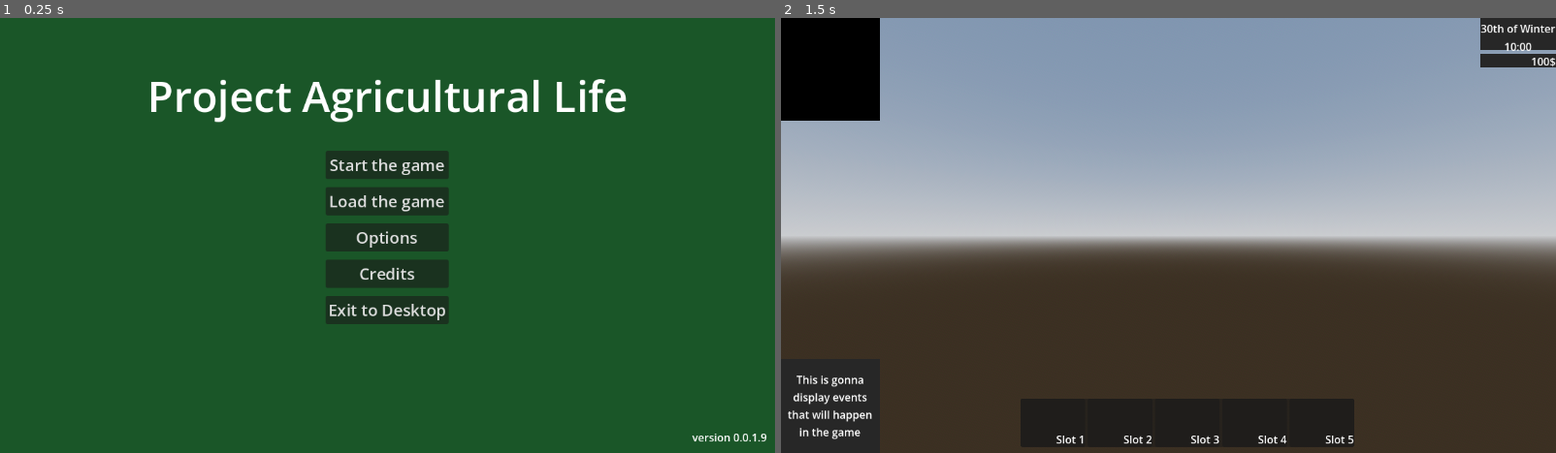
Above: before the commit, frames 1-2 (left to right).
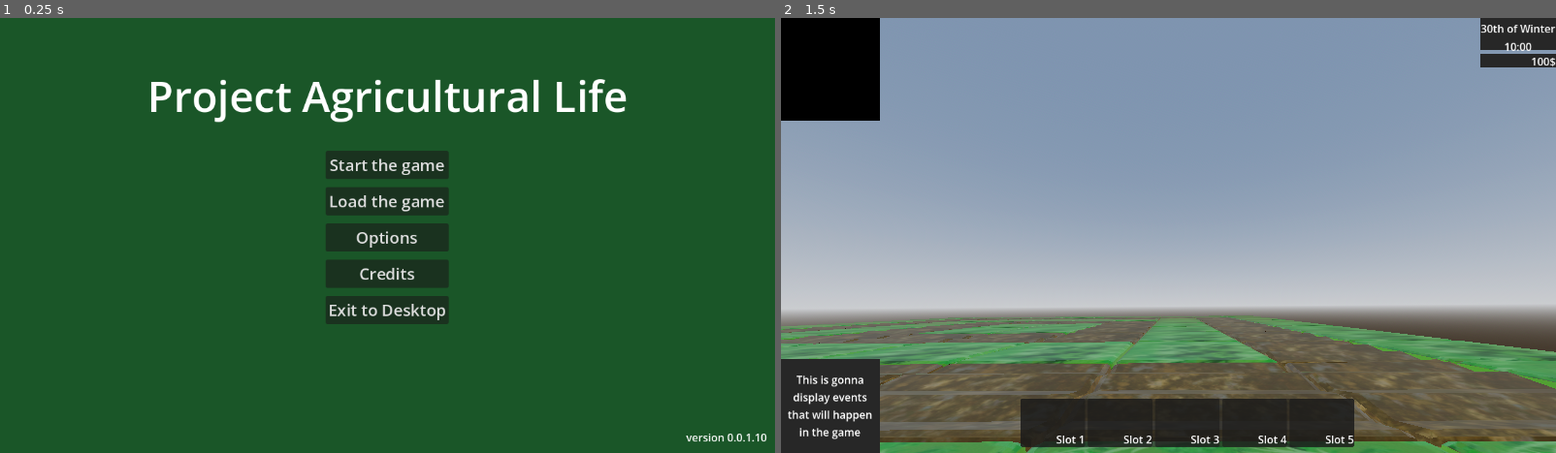
Above: after the commit, the same moments.

Repository: MatGalos/project-agriculural-life
Game: Godot game, scene res://Scenes/UIs/Menus/LaunchMenu/MainMenu.tscn
The game is run twice, just before and just after one commit, with the same random seed, the same clock (stepped at 60 frames per second) and the same inputs.
Inputs:
- Up to frame 1 (0.25 s): no input
- Up to frame 2 (1.5 s): click "Start the game" at 0.5 s; tap Enter at 1.25 s

The runs differ from the first frame. In frame 1, 0.1% of the frame differs, in the area x 88-99%, y 95-98%; in frame 2, 55%, in the area x 0-100%, y 34-100%.

Commit message:
Implemented assets for the environment
- Implemented asset for the grass block
- Implemented asset for the plowed block
- Implemented terrain atlas

Diff:
--- a/Scenes/Game/mainScene.tscn
+++ b/Scenes/Game/mainScene.tscn
@@ -1,6 +1,8 @@
 [gd_scene format=3 uid="uid://cjems7lx65wi4"]
 
 [ext_resource type="Script" uid="uid://dldgqufx1mb8" path="res://Scripts/Game/main_scene.gd" id="1_2kb25"]
+[ext_resource type="PackedScene" uid="uid://cxxr0r1e8i1bj" path="res://Assets/Models/Terrain/grass_block.glb" id="2_grjqy"]
+[ext_resource type="PackedScene" uid="uid://e0txou2qyc0l" path="res://Assets/Models/Terrain/plowed_block.glb" id="3_mudw0"]
 
 [sub_resource type="ProceduralSkyMaterial" id="ProceduralSkyMaterial_pmpwp"]
 sky_horizon_color = Color(0.66224277, 0.6717428, 0.6867428, 1)
@@ -29,4 +31,303 @@
 shape = SubResource("WorldBoundaryShape3D_pmpwp")
 
 [node name="Camera3D" type="Camera3D" parent="." unique_id=1704417420]
-transform = Transform3D(1, 0, 0, 0, 1, 0, 0, 0, 1, 0, 0.3663317, 0)
+transform = Transform3D(0.99988896, 0.009583327, 0.011419746, -0.006532274, 0.9701984, -0.24222448, -0.013400729, 0.24212296, 0.9701531, 6.8567686, 0.5692291, 4.3298087)
+
+[node name="grass_block" parent="." unique_id=1329809952 instance=ExtResource("2_grjqy")]
+transform = Transform3D(1, 0, 0, 0, 1, 0, 0, 0, 1, 0, 0, -5)
+
+[node name="grass_block2" parent="." unique_id=388345191 instance=ExtResource("2_grjqy")]
+transform = Transform3D(1, 0, 0, 0, 1, 0, 0, 0, 1, 1, 0, -5)
+
+[node name="grass_block3" parent="." unique_id=1264598347 instance=ExtResource("2_grjqy")]
+transform = Transform3D(1, 0, 0, 0, 1, 0, 0, 0, 1, 2, 0, -5)
+
+[node name="grass_block4" parent="." unique_id=512230692 instance=ExtResource("2_grjqy")]
+transform = Transform3D(1, 0, 0, 0, 1, 0, 0, 0, 1, 3, 0, -5)
+
+[node name="grass_block5" parent="." unique_id=737991139 instance=ExtResource("2_grjqy")]
+transform = Transform3D(1, 0, 0, 0, 1, 0, 0, 0, 1, 4, 0, -5)
+
+[node name="grass_block6" parent="." unique_id=1454574765 instance=ExtResource("2_grjqy")]
+transform = Transform3D(1, 0, 0, 0, 1, 0, 0, 0, 1, 5, 0, -5)
+
+[node name="grass_block7" parent="." unique_id=1815157794 instance=ExtResource("2_grjqy")]
+transform = Transform3D(1, 0, 0, 0, 1, 0, 0, 0, 1, 6, 0, -5)
+
+[node name="grass_block8" parent="." unique_id=19807675 instance=ExtResource("2_grjqy")]
+transform = Transform3D(1, 0, 0, 0, 1, 0, 0, 0, 1, 7, 0, -5)
+
+[node name="grass_block9" parent="." unique_id=226082692 instance=ExtResource("2_grjqy")]
+transform = Transform3D(1, 0, 0, 0, 1, 0, 0, 0, 1, 8, 0, -5)
+
+[node name="grass_block10" parent="." unique_id=1424984336 instance=ExtResource("2_grjqy")]
+transform = Transform3D(1, 0, 0, 0, 1, 0, 0, 0, 1, 9, 0, -5)
+
+[node name="grass_block11" parent="." unique_id=481754439 instance=ExtResource("2_grjqy")]
+transform = Transform3D(1, 0, 0, 0, 1, 0, 0, 0, 1, 0, 0, -4)
+
+[node name="grass_block12" parent="." unique_id=1371590358 instance=ExtResource("2_grjqy")]
+transform = Transform3D(1, 0, 0, 0, 1, 0, 0, 0, 1, 0, 0, -3)
+
+[node name="grass_block13" parent="." unique_id=1019181448 instance=ExtResource("2_grjqy")]
+transform = Transform3D(1, 0, 0, 0, 1, 0, 0, 0, 1, 0, 0, -2)
+
+[node name="grass_block14" parent="." unique_id=1823210267 instance=ExtResource("2_grjqy")]
+transform = Transform3D(1, 0, 0, 0, 1, 0, 0, 0, 1, 0, 0, -1)
+
+[node name="grass_block15" parent="." unique_id=1036587453 instance=ExtResource("2_grjqy")]
+
+[node name="grass_block16" parent="." unique_id=1730071097 instance=ExtResource("2_grjqy")]
+transform = Transform3D(1, 0, 0, 0, 1, 0, 0, 0, 1, 0, 0, 1)
+
+[node name="grass_block17" parent="." unique_id=1838719522 instance=ExtResource("2_grjqy")]
+transform = Transform3D(1, 0, 0, 0, 1, 0, 0, 0, 1, 0, 0, 2)
+
+[node name="grass_block18" parent="." unique_id=1907431989 instance=ExtResource("2_grjqy")]
+transform = Transform3D(1, 0, 0, 0, 1, 0, 0, 0, 1, 0, 0, 3)
+
+[node name="grass_block19" parent="." unique_id=942886165 instance=ExtResource("2_grjqy")]
+transform = Transform3D(1, 0, 0, 0, 1, 0, 0, 0, 1, 0, 0, 4)
+
+[node name="grass_block20" parent="." unique_id=1960932129 instance=ExtResource("2_grjqy")]
+transform = Transform3D(1, 0, 0, 0, 1, 0, 0, 0, 1, 1, 0, 4)
+
+[node name="grass_block21" parent="." unique_id=29325457 instance=ExtResource("2_grjqy")]
+transform = Transform3D(1, 0, 0, 0, 1, 0, 0, 0, 1, 2, 0, 4)
+
+[node name="grass_block22" parent="." unique_id=461445598 instance=ExtResource("2_grjqy")]
+transform = Transform3D(1, 0, 0, 0, 1, 0, 0, 0, 1, 3, 0, 4)
+
+[node name="grass_block23" parent="." unique_id=1617554837 instance=ExtResource("2_grjqy")]
+transform = Transform3D(1, 0, 0, 0, 1, 0, 0, 0, 1, 4, 0, 4)
+
+[node name="grass_block24" parent="." unique_id=1452117189 instance=ExtResource("2_grjqy")]
+transform = Transform3D(1, 0, 0, 0, 1, 0, 0, 0, 1, 5, 0, 4)
+
+[node name="grass_block25" parent="." unique_id=476298019 instance=ExtResource("2_grjqy")]
+transform = Transform3D(1, 0, 0, 0, 1, 0, 0, 0, 1, 6, 0, 4)
+
+[node name="grass_block26" parent="." unique_id=2029646227 instance=ExtResource("2_grjqy")]
+transform = Transform3D(1, 0, 0, 0, 1, 0, 0, 0, 1, 7, 0, 4)
+
+[node name="grass_block27" parent="." unique_id=1215638664 instance=ExtResource("2_grjqy")]
+transform = Transform3D(1, 0, 0, 0, 1, 0, 0, 0, 1, 8, 0, 4)
+
+[node name="grass_block28" parent="." unique_id=1670714976 instance=ExtResource("2_grjqy")]
+transform = Transform3D(1, 0, 0, 0, 1, 0, 0, 0, 1, 9, 0, 4)
+
+[node name="grass_block29" parent="." unique_id=1377215656 instance=ExtResource("2_grjqy")]
+transform = Transform3D(1, 0, 0, 0, 1, 0, 0, 0, 1, 9, 0, -4)
+
+[node name="grass_block30" parent="." unique_id=1968203679 instance=ExtResource("2_grjqy")]
+transform = Transform3D(1, 0, 0, 0, 1, 0, 0, 0, 1, 9, 0, -3)
+
+[node name="grass_block31" parent="." unique_id=308663612 instance=ExtResource("2_grjqy")]
+transform = Transform3D(1, 0, 0, 0, 1, 0, 0, 0, 1, 9, 0, -2)
+
+[node name="grass_block32" parent="." unique_id=175023025 instance=ExtResource("2_grjqy")]
+transform = Transform3D(1, 0, 0, 0, 1, 0, 0, 0, 1, 9, 0, -1)
+
+[node name="grass_block33" parent="." unique_id=967196577 instance=ExtResource("2_grjqy")]
+transform = Transform3D(1, 0, 0, 0, 1, 0, 0, 0, 1, 9, 0, 0)
+
+[node name="grass_block34" parent="." unique_id=154467821 instance=ExtResource("2_grjqy")]
+transform = Transform3D(1, 0, 0, 0, 1, 0, 0, 0, 1, 9, 0, 1)
+
+[node name="grass_block35" parent="." unique_id=1463812601 instance=ExtResource("2_grjqy")]
+transform = Transform3D(1, 0, 0, 0, 1, 0, 0, 0, 1, 9, 0, 2)
+
+[node name="grass_block36" parent="." unique_id=262515394 instance=ExtResource("2_grjqy")]
+transform = Transform3D(1, 0, 0, 0, 1, 0, 0, 0, 1, 9, 0, 3)
+
+[node name="plowed_block" parent="." unique_id=2120080327 instance=ExtResource("3_mudw0")]
+transform = Transform3D(1, 0, 0, 0, 1, 0, 0, 0, 1, 8, 0, 3)
+
+[node name="plowed_block2" parent="." unique_id=841114832 instance=ExtResource("3_mudw0")]
+transform = Transform3D(1, 0, 0, 0, 1, 0, 0, 0, 1, 8, 0, 2)
+
+[node name="plowed_block3" parent="." unique_id=1028839717 instance=ExtResource("3_mudw0")]
+transform = Transform3D(1, 0, 0, 0, 1, 0, 0, 0, 1, 8, 0, 1)
+
+[node name="plowed_block4" parent="." unique_id=1022783467 instance=ExtResource("3_mudw0")]
+transform = Transform3D(1, 0, 0, 0, 1, 0, 0, 0, 1, 8, 0, 0)
+
+[node name="plowed_block5" parent="." unique_id=684310104 instance=ExtResource("3_mudw0")]
+transform = Transform3D(1, 0, 0, 0, 1, 0, 0, 0, 1, 8, 0, -1)
+
+[node name="plowed_block6" parent="." unique_id=120965285 instance=ExtResource("3_mudw0")]
+transform = Transform3D(1, 0, 0, 0, 1, 0, 0, 0, 1, 8, 0, -2)
+
+[node name="plowed_block7" parent="." unique_id=1559674406 instance=ExtResource("3_mudw0")]
+transform = Transform3D(1, 0, 0, 0, 1, 0, 0, 0, 1, 8, 0, -3)
+
+[node name="plowed_block8" parent="." unique_id=360394864 instance=ExtResource("3_mudw0")]
+transform = Transform3D(1, 0, 0, 0, 1, 0, 0, 0, 1, 8, 0, -4)
+
+[node name="plowed_block9" parent="." unique_id=1538839314 instance=ExtResource("3_mudw0")]
+transform = Transform3D(1, 0, 0, 0, 1, 0, 0, 0, 1, 7, 0, -4)
+
+[node name="plowed_block10" parent="." unique_id=1075201481 instance=ExtResource("3_mudw0")]
+transform = Transform3D(1, 0, 0, 0, 1, 0, 0, 0, 1, 6, 0, -4)
+
+[node name="plowed_block11" parent="." unique_id=2041864084 instance=ExtResource("3_mudw0")]
+transform = Transform3D(1, 0, 0, 0, 1, 0, 0, 0, 1, 5, 0, -4)
+
+[node name="plowed_block12" parent="." unique_id=449697438 instance=ExtResource("3_mudw0")]
+transform = Transform3D(1, 0, 0, 0, 1, 0, 0, 0, 1, 4, 0, -4)
+
+[node name="plowed_block13" parent="." unique_id=948101247 instance=ExtResource("3_mudw0")]
+transform = Transform3D(1, 0, 0, 0, 1, 0, 0, 0, 1, 3, 0, -4)
+
+[node name="plowed_block14" parent="." unique_id=586176611 instance=ExtResource("3_mudw0")]
+transform = Transform3D(1, 0, 0, 0, 1, 0, 0, 0, 1, 2, 0, -4)
+
+[node name="plowed_block15" parent="." unique_id=719694060 instance=ExtResource("3_mudw0")]
+transform = Transform3D(1, 0, 0, 0, 1, 0, 0, 0, 1, 1, 0, -4)
+
+[node name="plowed_block16" parent="." unique_id=662584947 instance=ExtResource("3_mudw0")]
+transform = Transform3D(1, 0, 0, 0, 1, 0, 0, 0, 1, 1, 0, -3)
+
+[node name="plowed_block17" parent="." unique_id=1727913308 instance=ExtResource("3_mudw0")]
+transform = Transform3D(1, 0, 0, 0, 1, 0, 0, 0, 1, 1, 0, -2)
+
+[node name="plowed_block18" parent="." unique_id=1453717557 instance=ExtResource("3_mudw0")]
+transform = Transform3D(1, 0, 0, 0, 1, 0, 0, 0, 1, 1, 0, -1)
+
+[node name="plowed_block19" parent="." unique_id=150443799 instance=ExtResource("3_mudw0")]
+transform = Transform3D(1, 0, 0, 0, 1, 0, 0, 0, 1, 1, 0, 0)
+
+[node name="plowed_block20" parent="." unique_id=1787591125 instance=ExtResource("3_mudw0")]
+transform = Transform3D(1, 0, 0, 0, 1, 0, 0, 0, 1, 1, 0, 1)
+
+[node name="plowed_block21" parent="." unique_id=1118813073 instance=ExtResource("3_mudw0")]
+transform = Transform3D(1, 0, 0, 0, 1, 0, 0, 0, 1, 1, 0, 2)
+
+[node name="plowed_block22" parent="." unique_id=397086439 instance=ExtResource("3_mudw0")]
+transform = Transform3D(1, 0, 0, 0, 1, 0, 0, 0, 1, 1, 0, 3)
+
+[node name="plowed_block23" parent="." unique_id=2086717139 instance=ExtResource("3_mudw0")]
+transform = Transform3D(1, 0, 0, 0, 1, 0, 0, 0, 1, 2, 0, 3)
+
+[node name="plowed_block24" parent="." unique_id=932460338 instance=ExtResource("3_mudw0")]
+transform = Transform3D(1, 0, 0, 0, 1, 0, 0, 0, 1, 3, 0, 3)
+
+[node name="plowed_block25" parent="." unique_id=1022887083 instance=ExtResource("3_mudw0")]
+transform = Transform3D(1, 0, 0, 0, 1, 0, 0, 0, 1, 4, 0, 3)
+
+[node name="plowed_block26" parent="." unique_id=237780008 instance=ExtResource("3_mudw0")]
+transform = Transform3D(1, 0, 0, 0, 1, 0, 0, 0, 1, 5, 0, 3)
+
+[node name="plowed_block27" parent="." unique_id=1655550272 instance=ExtResource("3_mudw0")]
+transform = Transform3D(1, 0, 0, 0, 1, 0, 0, 0, 1, 6, 0, 3)
+
+[node name="plowed_block28" parent="." unique_id=182056610 instance=ExtResource("3_mudw0")]
+transform = Transform3D(1, 0, 0, 0, 1, 0, 0, 0, 1, 7, 0, 3)
+
+[node name="grass_block37" parent="." unique_id=1154480411 instance=ExtResource("2_grjqy")]
+transform = Transform3D(1, 0, 0, 0, 1, 0, 0, 0, 1, 2, 0, 2)
+
+[node name="grass_block38" parent="." unique_id=146606890 instance=ExtResource("2_grjqy")]
+transform = Transform3D(1, 0, 0, 0, 1, 0, 0, 0, 1, 3, 0, 2)
+
+[node name="grass_block39" parent="." unique_id=1105559710 instance=ExtResource("2_grjqy")]
+transform = Transform3D(1, 0, 0, 0, 1, 0, 0, 0, 1, 4, 0, 2)
+
+[node name="grass_block40" parent="." unique_id=108623508 instance=ExtResource("2_grjqy")]
+transform = Transform3D(1, 0, 0, 0, 1, 0, 0, 0, 1, 5, 0, 2)
+
+[node name="grass_block41" parent="." unique_id=1011796520 instance=ExtResource("2_grjqy")]
+transform = Transform3D(1, 0, 0, 0, 1, 0, 0, 0, 1, 6, 0, 2)
+
+[node name="grass_block42" parent="." unique_id=1193631835 instance=ExtResource("2_grjqy")]
+transform = Transform3D(1, 0, 0, 0, 1, 0, 0, 0, 1, 7, 0, 2)
+
+[node name="grass_block43" parent="." unique_id=1076749694 instance=ExtResource("2_grjqy")]
+transform = Transform3D(1, 0, 0, 0, 1, 0, 0, 0, 1, 7, 0, 1)
+
+[node name="grass_block44" parent="." unique_id=687225064 instance=ExtResource("2_grjqy")]
+transform = Transform3D(1, 0, 0, 0, 1, 0, 0, 0, 1, 7, 0, 0)
+
+[node name="grass_block45" parent="." unique_id=1942709343 instance=ExtResource("2_grjqy")]
+transform = Transform3D(1, 0, 0, 0, 1, 0, 0, 0, 1, 7, 0, -1)
+
+[node name="grass_block46" parent="." unique_id=478236037 instance=ExtResource("2_grjqy")]
+transform = Transform3D(1, 0, 0, 0, 1, 0, 0, 0, 1, 7, 0, -2)
+
+[node name="grass_block47" parent="." unique_id=1727885690 instance=ExtResource("2_grjqy")]
+transform = Transform3D(1, 0, 0, 0, 1, 0, 0, 0, 1, 7, 0, -3)
+
+[node name="grass_block48" parent="." unique_id=1984909942 instance=ExtResource("2_grjqy")]
+transform = Transform3D(1, 0, 0, 0, 1, 0, 0, 0, 1, 2, 0, 1)
+
+[node name="grass_block49" parent="." unique_id=2078120892 instance=ExtResource("2_grjqy")]
+transform = Transform3D(1, 0, 0, 0, 1, 0, 0, 0, 1, 2, 0, 0)
+
+[node name="grass_block50" parent="." unique_id=366570662 instance=ExtResource("2_grjqy")]
+transform = Transform3D(1, 0, 0, 0, 1, 0, 0, 0, 1, 2, 0, -1)
+
+[node name="grass_block51" parent="." unique_id=1028271905 instance=ExtResource("2_grjqy")]
+transform = Transform3D(1, 0, 0, 0, 1, 0, 0, 0, 1, 2, 0, -2)
+
+[node name="grass_block52" parent="." unique_id=1360062115 instance=ExtResource("2_grjqy")]
+transform = Transform3D(1, 0, 0, 0, 1, 0, 0, 0, 1, 2, 0, -3)
+
+[node name="grass_block53" parent="." unique_id=167461604 instance=ExtResource("2_grjqy")]
+transform = Transform3D(1, 0, 0, 0, 1, 0, 0, 0, 1, 3, 0, -3)
+
+[node name="grass_block54" parent="." unique_id=1757068755 instance=ExtResource("2_grjqy")]
+transform = Transform3D(1, 0, 0, 0, 1, 0, 0, 0, 1, 4, 0, -3)
+
+[node name="grass_block55" parent="." unique_id=937255079 instance=ExtResource("2_grjqy")]
+transform = Transform3D(1, 0, 0, 0, 1, 0, 0, 0, 1, 5, 0, -3)
+
+[node name="grass_block56" parent="." unique_id=1632242991 instance=ExtResource("2_grjqy")]
+transform = Transform3D(1, 0, 0, 0, 1, 0, 0, 0, 1, 6, 0, -3)
+
+[node name="plowed_block29" parent="." unique_id=437214404 instance=ExtResource("3_mudw0")]
+transform = Transform3D(1, 0, 0, 0, 1, 0, 0, 0, 1, 3, 0, -2)
+
+[node name="plowed_block30" parent="." unique_id=792156457 instance=ExtResource("3_mudw0")]
+transform = Transform3D(1, 0, 0, 0, 1, 0, 0, 0, 1, 4, 0, -2)
+
+[node name="plowed_block31" parent="." unique_id=1590741820 instance=ExtResource("3_mudw0")]
+transform = Transform3D(1, 0, 0, 0, 1, 0, 0, 0, 1, 5, 0, -2)
+
+[node name="plowed_block32" parent="." unique_id=1249678373 instance=ExtResource("3_mudw0")]
+transform = Transform3D(1, 0, 0, 0, 1, 0, 0, 0, 1, 6, 0, -2)
+
+[node name="plowed_block33" parent="." unique_id=1930961520 instance=ExtResource("3_mudw0")]
+transform = Transform3D(1, 0, 0, 0, 1, 0, 0, 0, 1, 3, 0, 1)
+
+[node name="plowed_block34" parent="." unique_id=878994158 instance=ExtResource("3_mudw0")]
+transform = Transform3D(1, 0, 0, 0, 1, 0, 0, 0, 1, 4, 0, 1)
+
+[node name="plowed_block35" parent="." unique_id=1080279467 instance=ExtResource("3_mudw0")]
+transform = Transform3D(1, 0, 0, 0, 1, 0, 0, 0, 1, 5, 0, 1)
+
+[node name="plowed_block36" parent="." unique_id=2039137974 instance=ExtResource("3_mudw0")]
+transform = Transform3D(1, 0, 0, 0, 1, 0, 0, 0, 1, 6, 0, 1)
+
+[node name="plowed_block37" parent="." unique_id=1943347492 instance=ExtResource("3_mudw0")]
+transform = Transform3D(1, 0, 0, 0, 1, 0, 0, 0, 1, 3, 0, -1)
+
+[node name="plowed_block38" parent="." unique_id=345455239 instance=ExtResource("3_mudw0")]
+transform = Transform3D(1, 0, 0, 0, 1, 0, 0, 0, 1, 3, 0, 0)
+
+[node name="plowed_block39" parent="." unique_id=768263204 instance=ExtResource("3_mudw0")]
+transform = Transform3D(1, 0, 0, 0, 1, 0, 0, 0, 1, 6, 0, -1)
+
+[node name="plowed_block40" parent="." unique_id=313289205 instance=ExtResource("3_mudw0")]
+transform = Transform3D(1, 0, 0, 0, 1, 0, 0, 0, 1, 6, 0, 0)
+
+[node name="grass_block57" parent="." unique_id=70889744 instance=ExtResource("2_grjqy")]
+transform = Transform3D(1, 0, 0, 0, 1, 0, 0, 0, 1, 4, 0, -1)
+
+[node name="grass_block58" parent="." unique_id=1440727941 instance=ExtResource("2_grjqy")]
+transform = Transform3D(1, 0, 0, 0, 1, 0, 0, 0, 1, 5, 0, -1)
+
+[node name="grass_block59" parent="." unique_id=618451477 instance=ExtResource("2_grjqy")]
+transform = Transform3D(1, 0, 0, 0, 1, 0, 0, 0, 1, 5, 0, 0)
+
+[node name="grass_block60" parent="." unique_id=1724120178 instance=ExtResource("2_grjqy")]
+transform = Transform3D(1, 0, 0, 0, 1, 0, 0, 0, 1, 4, 0, 0)
--- a/project.godot
+++ b/project.godot
@@ -11,7 +11,7 @@
 [application]
 
 config/name="Project_Agricultural_life"
-config/version="0.0.1.9"
+config/version="0.0.1.10"
 run/main_scene="uid://bg2wnf0pafkqt"
 config/features=PackedStringArray("4.6", "Forward Plus")
 config/icon="res://Assets/Icons/AppIcons/icon.svg"
Binary file added: Assets/Models/Terrain/grass_block.glb
Not shown, added: Assets/Models/Terrain/grass_block.glb.import
Binary file added: Assets/Models/Terrain/grass_block_Terrain_atlas.png
Not shown, added: Assets/Models/Terrain/grass_block_Terrain_atlas.png.import
Binary file added: Assets/Models/Terrain/plowed_block.glb
Not shown, added: Assets/Models/Terrain/plowed_block.glb.import
Binary file added: Assets/Models/Terrain/plowed_block_Terrain_atlas.png
Not shown, added: Assets/Models/Terrain/plowed_block_Terrain_atlas.png.import
Not shown, changed: README.md
